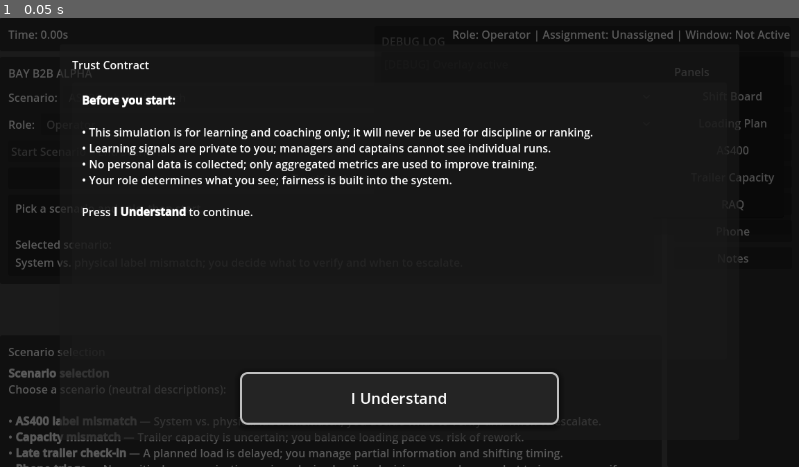
Above: before the commit, frame 1.
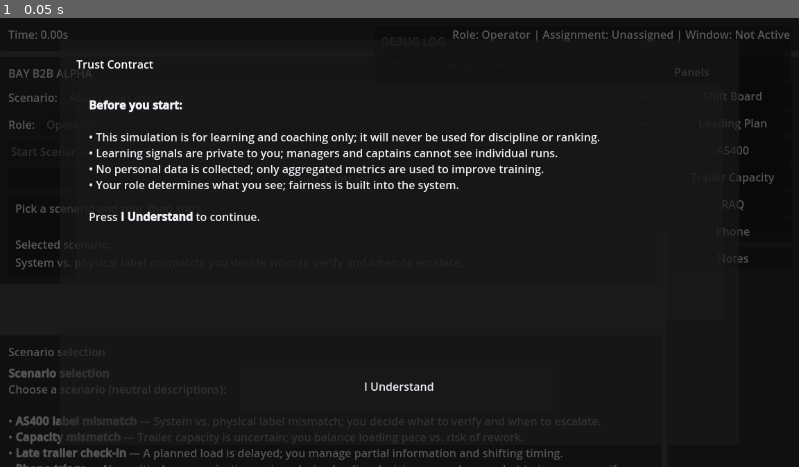
Above: after the commit, the same moment.

Repository: donotworryitisme-boop/wots-alpha
Game: Godot game, scene res://scenes/Main.tscn
The game is run twice, just before and just after one commit, with the same random seed, the same clock (stepped at 60 frames per second) and the same inputs.
Inputs:
- Up to frame 1 (0.05 s): no input

The runs differ from the first frame. In frame 1, 5.4% of the frame differs, in the area x 7-86%, y 4-95%.

Commit message:
BAY23012026

Diff:
--- a/project.godot
+++ b/project.godot
@@ -15,6 +15,10 @@
 config/features=PackedStringArray("4.5")
 config/icon="res://icon.svg"
 
+[autoload]
+
+UiTokens="*res://ui/ui_tokens.gd"
+
 [filesystem]
 
 import/blender/enabled=false
--- a/ui/BayUI.tscn
+++ b/ui/BayUI.tscn
@@ -1,6 +1,7 @@
-[gd_scene load_steps=2 format=3]
+[gd_scene load_steps=3 format=3]
 
 [ext_resource type="Script" path="res://scripts/BayUI.gd" id="1"]
+[ext_resource type="Theme" path="res://ui/UITheme.tres" id="2"]
 
 [node name="BayUI" type="CanvasLayer"]
 layer = 5
@@ -9,6 +10,7 @@
 [node name="Root" type="Control" parent="."]
 anchor_right = 1.0
 anchor_bottom = 1.0
+theme = ExtResource("2")
 
 [node name="FrameVBox" type="VBoxContainer" parent="Root"]
 anchor_right = 1.0
@@ -34,7 +36,7 @@
 size_flags_horizontal = 3
 
 [node name="RoleStripLabel" type="Label" parent="Root/FrameVBox/TopBar/TopBarMargin/TopBarHBox"]
-text = "Role: Operator — Responsibility: Standard flow"
+text = "Role: Operator | Assignment: Unassigned | Window: Not Active"
 
 [node name="MainHBox" type="HBoxContainer" parent="Root/FrameVBox"]
 size_flags_vertical = 3
@@ -163,7 +165,7 @@
 theme_override_constants/separation = 8
 
 [node name="LogTitle" type="Label" parent="Root/FrameVBox/MainHBox/Workspace/WorkspaceVBox/LogPanel/LogMargin/LogVBox"]
-text = "Learning summary"
+text = "Scenario selection"
 
 [node name="ExplainWhyToggle" type="CheckButton" parent="Root/FrameVBox/MainHBox/Workspace/WorkspaceVBox/LogPanel/LogMargin/LogVBox"]
 text = "Explain the why"
--- a/ui/TrustContract.tscn
+++ b/ui/TrustContract.tscn
@@ -1,148 +1,79 @@
-[gd_scene load_steps=6 format=3 uid="uid://cmdyksxy0imga"]
+[gd_scene load_steps=3 format=3]
 
-[ext_resource type="Script" uid="uid://dbg8uk1qnu80w" path="res://scripts/TrustContract.gd" id="1"]
-
-[sub_resource type="StyleBoxFlat" id="StyleBoxFlat_Normal"]
-bg_color = Color(0.14, 0.14, 0.14, 1)
-border_width_left = 3
-border_width_top = 3
-border_width_right = 3
-border_width_bottom = 3
-border_color = Color(0.75, 0.75, 0.75, 1)
-corner_radius_top_left = 10
-corner_radius_top_right = 10
-corner_radius_bottom_right = 10
-corner_radius_bottom_left = 10
-shadow_color = Color(0, 0, 0, 0.35)
-shadow_size = 8
-shadow_offset = Vector2(0, 2)
-
-[sub_resource type="StyleBoxFlat" id="StyleBoxFlat_Pressed"]
-bg_color = Color(0.1, 0.1, 0.1, 1)
-border_width_left = 4
-border_width_top = 4
-border_width_right = 4
-border_width_bottom = 4
-border_color = Color(0.92, 0.92, 0.92, 1)
-corner_radius_top_left = 10
-corner_radius_top_right = 10
-corner_radius_bottom_right = 10
-corner_radius_bottom_left = 10
-shadow_color = Color(0, 0, 0, 0.25)
-shadow_size = 6
-shadow_offset = Vector2(0, 1)
-
-[sub_resource type="StyleBoxFlat" id="StyleBoxFlat_Hover"]
-bg_color = Color(0.22, 0.22, 0.22, 1)
-border_width_left = 4
-border_width_top = 4
-border_width_right = 4
-border_width_bottom = 4
-border_color = Color(0.25, 0.75, 1, 1)
-corner_radius_top_left = 10
-corner_radius_top_right = 10
-corner_radius_bottom_right = 10
-corner_radius_bottom_left = 10
-shadow_color = Color(0, 0, 0, 0.5)
-shadow_size = 12
-shadow_offset = Vector2(0, 3)
-
-[sub_resource type="StyleBoxFlat" id="StyleBoxFlat_Focus"]
-bg_color = Color(0.16, 0.16, 0.16, 1)
-border_width_left = 4
-border_width_top = 4
-border_width_right = 4
-border_width_bottom = 4
-border_color = Color(1, 0.85, 0.2, 1)
-corner_radius_top_left = 10
-corner_radius_top_right = 10
-corner_radius_bottom_right = 10
-corner_radius_bottom_left = 10
-shadow_color = Color(0, 0, 0, 0.45)
-shadow_size = 12
-shadow_offset = Vector2(0, 3)
+[ext_resource type="Script" path="res://scripts/TrustContract.gd" id="1"]
+[ext_resource type="Theme" path="res://ui/UITheme.tres" id="2"]
 
 [node name="TrustContract" type="CanvasLayer"]
 layer = 10
 script = ExtResource("1")
 
 [node name="Dimmer" type="ColorRect" parent="."]
-anchors_preset = 15
 anchor_right = 1.0
 anchor_bottom = 1.0
+mouse_filter = 0
 color = Color(0, 0, 0, 0.65)
 
 [node name="Root" type="Control" parent="."]
-layout_mode = 3
-anchors_preset = 15
 anchor_right = 1.0
 anchor_bottom = 1.0
-grow_horizontal = 2
-grow_vertical = 2
 mouse_filter = 2
+theme = ExtResource("2")
 
 [node name="Center" type="CenterContainer" parent="Root"]
-layout_mode = 0
 anchor_right = 1.0
 anchor_bottom = 1.0
 mouse_filter = 2
 
 [node name="Panel" type="PanelContainer" parent="Root/Center"]
 custom_minimum_size = Vector2(980, 560)
-layout_mode = 2
 mouse_filter = 2
 
 [node name="Margin" type="MarginContainer" parent="Root/Center/Panel"]
-layout_mode = 2
+theme_override_constants/margin_left = 24
+theme_override_constants/margin_top = 24
+theme_override_constants/margin_right = 24
+theme_override_constants/margin_bottom = 24
 mouse_filter = 2
+
+[node name="VBox" type="VBoxContainer" parent="Root/Center/Panel/Margin"]
+theme_override_constants/separation = 18
+mouse_filter = 2
+
+[node name="Title" type="Label" parent="Root/Center/Panel/Margin/VBox"]
+text = "Trust Contract"
+mouse_filter = 0
+
+[node name="BodyPanel" type="PanelContainer" parent="Root/Center/Panel/Margin/VBox"]
+custom_minimum_size = Vector2(0, 340)
+size_flags_vertical = 3
+mouse_filter = 2
+
+[node name="BodyMargin" type="MarginContainer" parent="Root/Center/Panel/Margin/VBox/BodyPanel"]
 theme_override_constants/margin_left = 18
 theme_override_constants/margin_top = 18
 theme_override_constants/margin_right = 18
 theme_override_constants/margin_bottom = 18
-
-[node name="VBox" type="VBoxContainer" parent="Root/Center/Panel/Margin"]
-layout_mode = 2
-mouse_filter = 2
-theme_override_constants/separation = 14
-
-[node name="Title" type="Label" parent="Root/Center/Panel/Margin/VBox"]
-layout_mode = 2
-mouse_filter = 0
-text = "Trust Contract"
-
-[node name="BodyPanel" type="PanelContainer" parent="Root/Center/Panel/Margin/VBox"]
-custom_minimum_size = Vector2(0, 400)
-layout_mode = 2
 mouse_filter = 2
 
-[node name="BodyMargin" type="MarginContainer" parent="Root/Center/Panel/Margin/VBox/BodyPanel"]
-layout_mode = 2
-mouse_filter = 2
-theme_override_constants/margin_left = 14
-theme_override_constants/margin_top = 14
-theme_override_constants/margin_right = 14
-theme_override_constants/margin_bottom = 14
+[node name="Body" type="RichTextLabel" parent="Root/Center/Panel/Margin/VBox/BodyPanel/BodyMargin"]
+bbcode_enabled = true
+scroll_active = true
+size_flags_vertical = 3
+mouse_filter = 0
 
-[node name="Body" type="RichTextLabel" parent="Root/Center/Panel/Margin/VBox/BodyPanel/BodyMargin"]
-layout_mode = 2
-bbcode_enabled = true
+[node name="Spacer" type="Control" parent="Root/Center/Panel/Margin/VBox"]
+size_flags_vertical = 3
+mouse_filter = 0
 
 [node name="ButtonCenter" type="CenterContainer" parent="Root/Center/Panel/Margin/VBox"]
-custom_minimum_size = Vector2(0, 84)
-layout_mode = 2
+custom_minimum_size = Vector2(0, 120)
 mouse_filter = 2
 
 [node name="AcceptButton" type="Button" parent="Root/Center/Panel/Margin/VBox/ButtonCenter"]
 custom_minimum_size = Vector2(460, 76)
-layout_mode = 2
+text = "I Understand"
 mouse_filter = 2
+focus_mode = 2
 mouse_default_cursor_shape = 2
-theme_override_colors/font_color = Color(1, 1, 1, 1)
-theme_override_font_sizes/font_size = 22
-theme_override_styles/normal = SubResource("StyleBoxFlat_Normal")
-theme_override_styles/pressed = SubResource("StyleBoxFlat_Pressed")
-theme_override_styles/hover = SubResource("StyleBoxFlat_Hover")
-theme_override_styles/focus = SubResource("StyleBoxFlat_Focus")
-text = "I Understand"
 
 [connection signal="pressed" from="Root/Center/Panel/Margin/VBox/ButtonCenter/AcceptButton" to="." method="_on_accept_pressed"]
--- /dev/null
+++ b/ui/UITheme.tres
@@ -0,0 +1,98 @@
+[gd_resource type="Theme" load_steps=6 format=3 uid="uid://cf64j1rmwrhb1"]
+
+[sub_resource type="StyleBoxFlat" id="StyleBoxFlat_FocusOutline"]
+bg_color = Color(0, 0, 0, 0)
+border_width_left = 2
+border_width_top = 2
+border_width_right = 2
+border_width_bottom = 2
+border_color = Color(0.25, 0.75, 1, 1)
+corner_radius_top_left = 8
+corner_radius_top_right = 8
+corner_radius_bottom_right = 8
+corner_radius_bottom_left = 8
+
+[sub_resource type="StyleBoxFlat" id="StyleBoxFlat_ButtonHover"]
+content_margin_left = 16.0
+content_margin_top = 8.0
+content_margin_right = 16.0
+content_margin_bottom = 8.0
+bg_color = Color(0.12, 0.13, 0.15, 1)
+border_width_left = 1
+border_width_top = 1
+border_width_right = 1
+border_width_bottom = 1
+border_color = Color(0.22, 0.24, 0.28, 1)
+corner_radius_top_left = 8
+corner_radius_top_right = 8
+corner_radius_bottom_right = 8
+corner_radius_bottom_left = 8
+
+[sub_resource type="StyleBoxFlat" id="StyleBoxFlat_ButtonPressed"]
+content_margin_left = 16.0
+content_margin_top = 8.0
+content_margin_right = 16.0
+content_margin_bottom = 8.0
+bg_color = Color(0.09, 0.1, 0.12, 1)
+border_width_left = 1
+border_width_top = 1
+border_width_right = 1
+border_width_bottom = 1
+border_color = Color(0.22, 0.24, 0.28, 1)
+corner_radius_top_left = 8
+corner_radius_top_right = 8
+corner_radius_bottom_right = 8
+corner_radius_bottom_left = 8
+
+[sub_resource type="StyleBoxFlat" id="StyleBoxFlat_ButtonNormal"]
+content_margin_left = 16.0
+content_margin_top = 8.0
+content_margin_right = 16.0
+content_margin_bottom = 8.0
+bg_color = Color(0.1, 0.11, 0.13, 1)
+border_width_left = 1
+border_width_top = 1
+border_width_right = 1
+border_width_bottom = 1
+border_color = Color(0.22, 0.24, 0.28, 1)
+corner_radius_top_left = 8
+corner_radius_top_right = 8
+corner_radius_bottom_right = 8
+corner_radius_bottom_left = 8
+
+[sub_resource type="StyleBoxFlat" id="StyleBoxFlat_Surface"]
+bg_color = Color(0.1, 0.11, 0.13, 1)
+border_width_left = 1
+border_width_top = 1
+border_width_right = 1
+border_width_bottom = 1
+border_color = Color(0.22, 0.24, 0.28, 1)
+corner_radius_top_left = 8
+corner_radius_top_right = 8
+corner_radius_bottom_right = 8
+corner_radius_bottom_left = 8
+
+[resource]
+Button/colors/font_color = Color(0.94, 0.95, 0.97, 1)
+Button/font_sizes/font_size = 16
+Button/styles/focus = SubResource("StyleBoxFlat_FocusOutline")
+Button/styles/hover = SubResource("StyleBoxFlat_ButtonHover")
+Button/styles/pressed = SubResource("StyleBoxFlat_ButtonPressed")
+CheckButton/colors/font_color = Color(0.94, 0.95, 0.97, 1)
+CheckButton/font_sizes/font_size = 16
+CheckButton/styles/focus = SubResource("StyleBoxFlat_FocusOutline")
+CheckButton/styles/hover = SubResource("StyleBoxFlat_ButtonHover")
+CheckButton/styles/normal = SubResource("StyleBoxFlat_ButtonNormal")
+CheckButton/styles/pressed = SubResource("StyleBoxFlat_ButtonPressed")
+OptionButton/colors/font_color = Color(0.94, 0.95, 0.97, 1)
+OptionButton/font_sizes/font_size = 16
+OptionButton/styles/focus = SubResource("StyleBoxFlat_FocusOutline")
+OptionButton/styles/hover = SubResource("StyleBoxFlat_ButtonHover")
+OptionButton/styles/normal = SubResource("StyleBoxFlat_ButtonNormal")
+OptionButton/styles/pressed = SubResource("StyleBoxFlat_ButtonPressed")
+Panel/styles/panel = SubResource("StyleBoxFlat_Surface")
+RichTextLabel/colors/default_color = Color(0.94, 0.95, 0.97, 1)
+RichTextLabel/font_sizes/normal_font_size = 16
+Tree/constants/h_separation = 8
+Tree/constants/v_separation = 8
+Tree/styles/focus = SubResource("StyleBoxFlat_FocusOutline")
--- /dev/null
+++ b/ui/ui_tokens.gd
@@ -0,0 +1,27 @@
+extends Node
+class_name UITokens
+
+# Execution 8.8.1 — UI Token Sheet (single source of truth)
+# NOTE: This is foundational. UI scenes should rely on the Theme + these constants.
+# Neutral naming; no gameplay implications.
+
+# Colors
+const COLOR_BG: Color = Color(0.06, 0.07, 0.08, 1.0)
+const COLOR_SURFACE: Color = Color(0.10, 0.11, 0.13, 1.0)
+const COLOR_BORDER: Color = Color(0.22, 0.24, 0.28, 1.0)
+const COLOR_TEXT_PRIMARY: Color = Color(0.94, 0.95, 0.97, 1.0)
+const COLOR_TEXT_META: Color = Color(0.70, 0.73, 0.78, 1.0)
+const COLOR_ACCENT_BLUE: Color = Color(0.25, 0.75, 1.00, 1.0)
+
+# Spacing / radii
+const SPACING_8: int = 8
+const SPACING_16: int = 16
+const SPACING_24: int = 24
+const RADIUS: int = 8
+
+# Fonts (Godot built-in default font family)
+# We keep this as a lightweight token sheet without introducing new font assets.
+# Sizes are applied in UITheme.tres.
+const FONT_BODY_SIZE: int = 16
+const FONT_BODY_MEDIUM_SIZE: int = 16
+const FONT_META_SIZE: int = 13
Not shown, added: ui/ui_tokens.gd.uid
